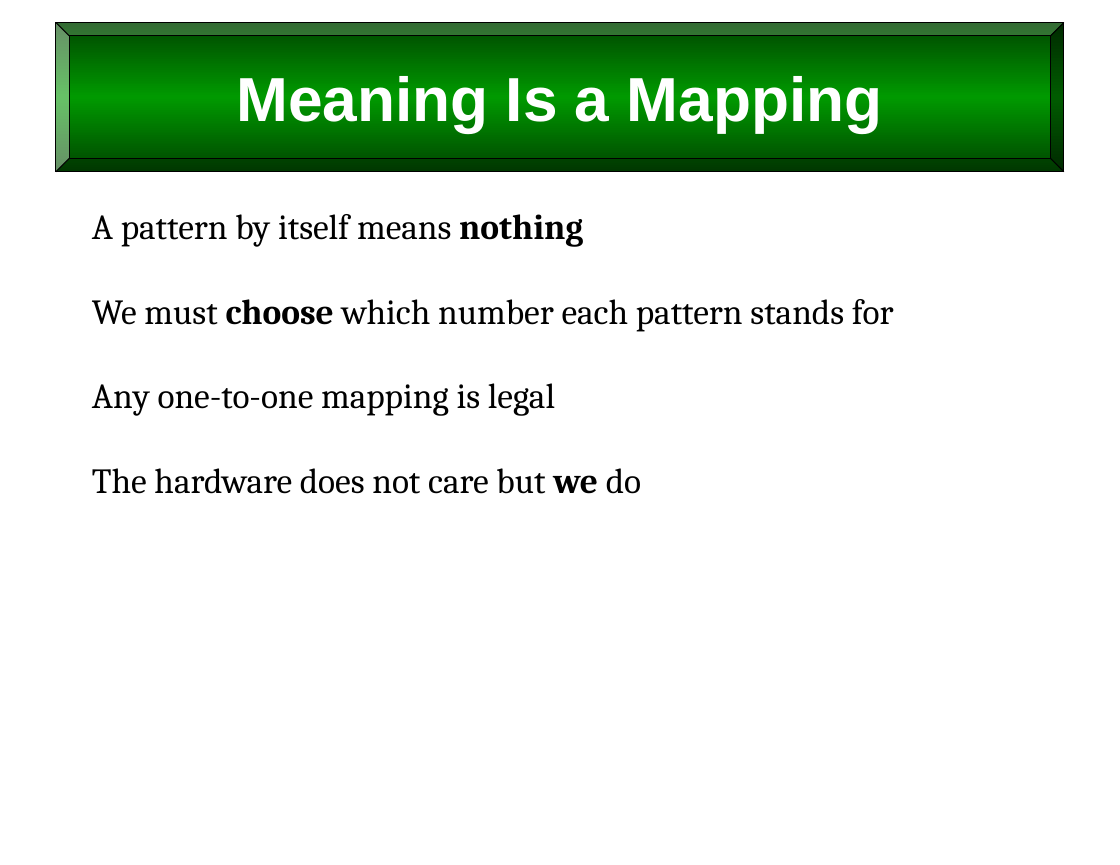
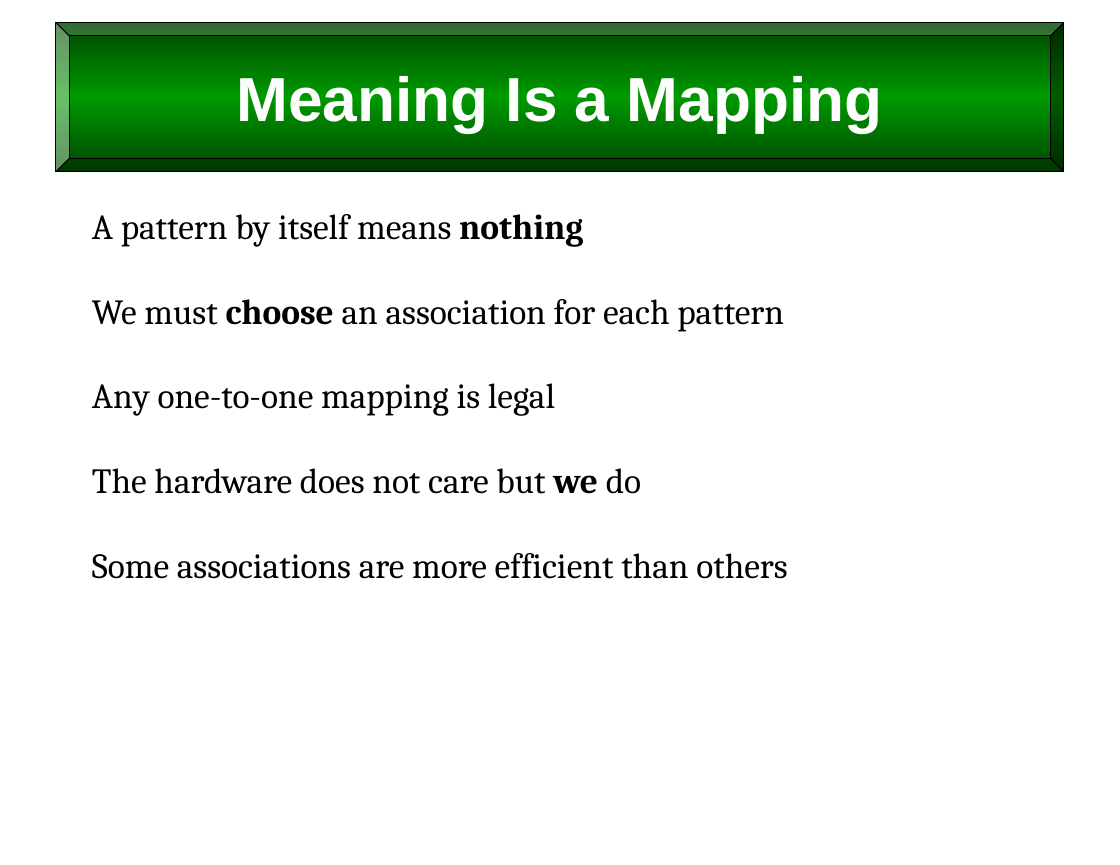
Before and after one commit to billswartz7/IntroToProgramming, a slide deck: slide 7 of Slides/L5_Variables.pptx. Drawn at 1120x865 pixels with LibreOffice and Linux fonts; fonts in the diff are those of the drawing. Boxes give left, top, right and bottom in pixels: in the first picture for what was removed or moved away, otherwise in the second. Text is boxed around its words. In the diff, an @@ line names an element or a change of style, - is before the commit and + after.

```diff
--- a/Slides/L5_Variables.pptx
+++ b/Slides/L5_Variables.pptx
@@ text at <box>92,299,784,332</box>: text changed @@
-We must choose which number each pattern stands for
+We must choose an association for each pattern
@@ text at <box>92,553,787,579</box>: paragraph added @@
+Some associations are more efficient than others
```
Also in this commit, not shown: 5 other slides changed, 1 slide added, 31 other files.
